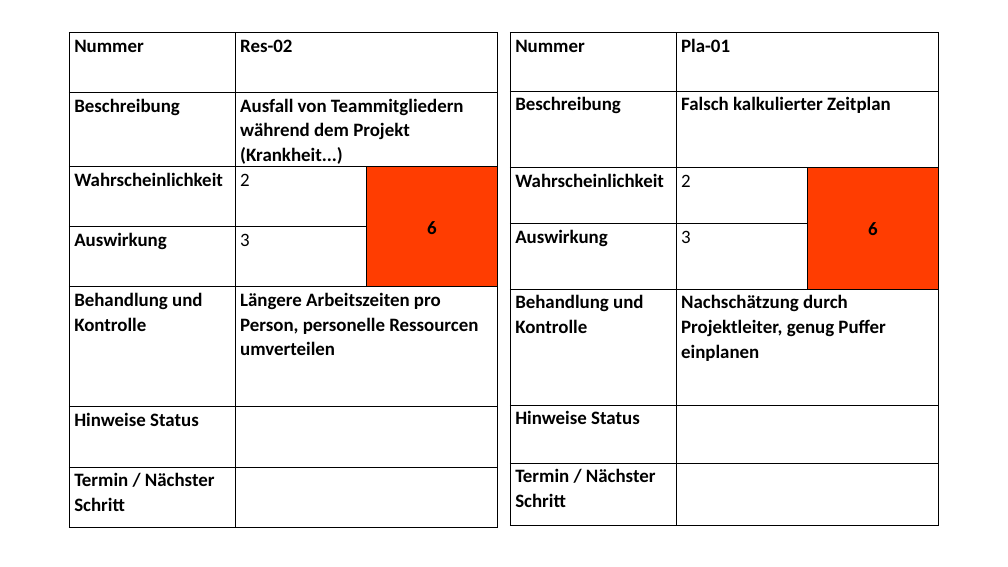
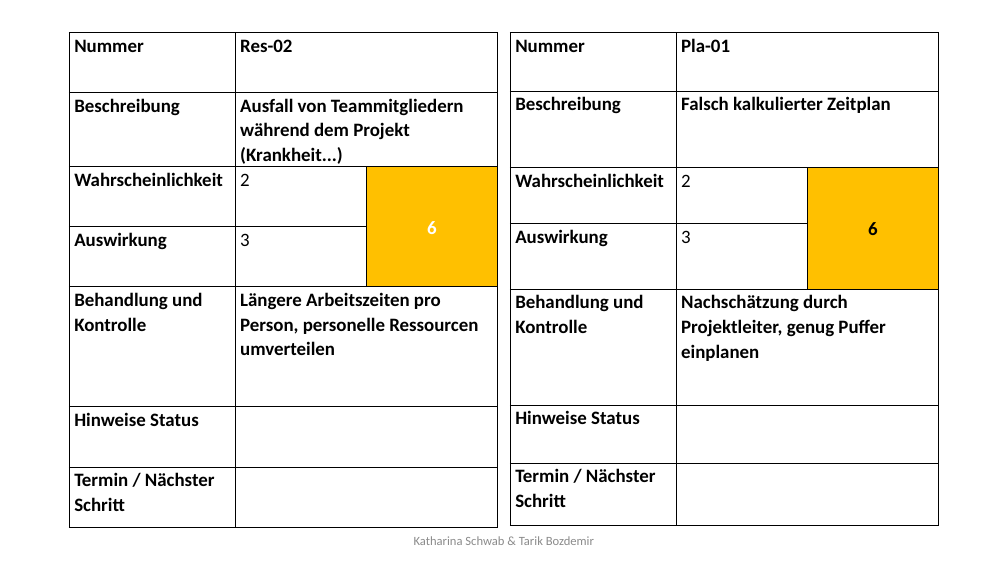
Before and after one commit to yourChoiceHO/Documentation, a slide deck: slide 1 of Präsentation/FolienRisikoanalyse.pptx. Drawn at 1008x567 pixels with LibreOffice and Linux fonts; fonts in the diff are those of the drawing. Boxes give left, top, right and bottom in pixels: in the first picture for what was removed or moved away, otherwise in the second. Text is boxed around its words. In the diff, an @@ line names an element or a change of style, - is before the commit and + after.

```diff
--- a/Präsentation/FolienRisikoanalyse.pptx
+++ b/Präsentation/FolienRisikoanalyse.pptx
@@ table at box(70, 33, 499, 525) @@
@@ fill #FF3D01 to #FFC000 in row 3, column 3 @@
@@ text colour #000000 to #FFFFFF in "6" @@
@@ table at box(510, 33, 940, 526) @@
@@ fill #FF3D01 to #FFC000 in row 3, column 3 @@
@@ text added at box(414, 536, 594, 545), 12 pt, text #8C8C8C @@
+Katharina Schwab & Tarik Bozdemir
```
Also in this commit, not shown: 2 other slides changed, 1 other file.
